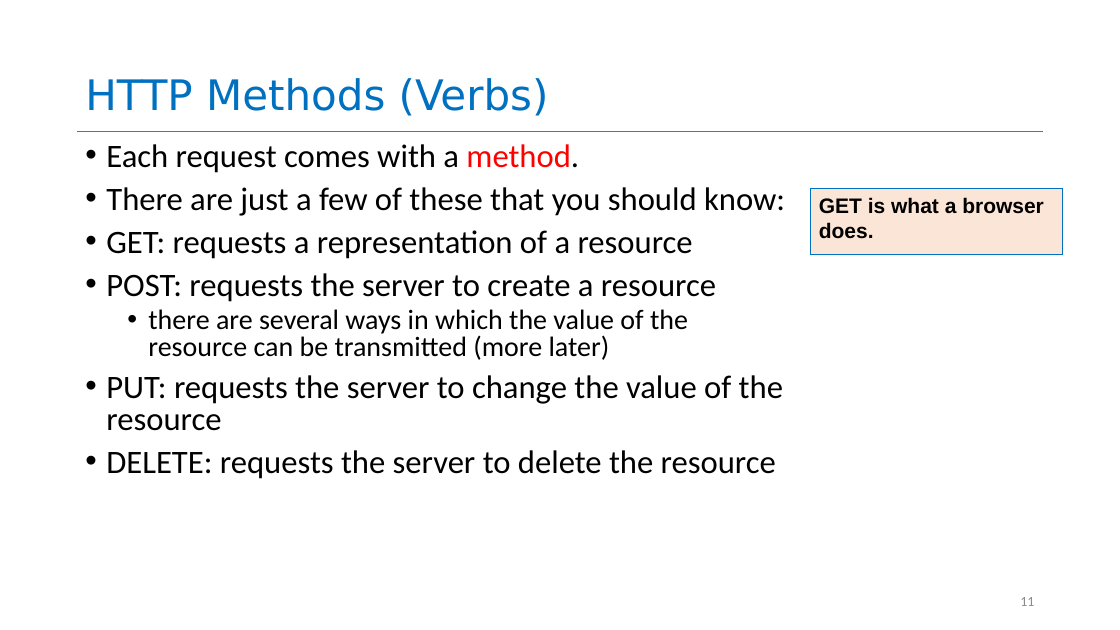
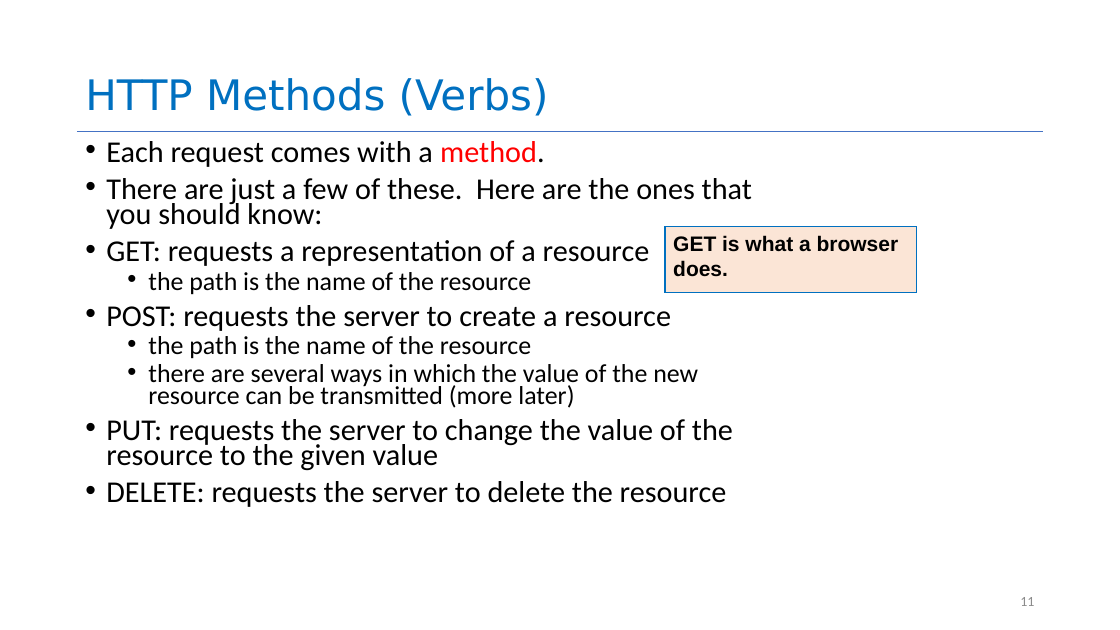
Before and after one commit to neu-se/CS4530-CS5500-Spring-2021, a slide deck: slide 11 of Slides/Lesson 3.2 HTTP Basics.pptx. Drawn at 1120x630 pixels with LibreOffice and Linux fonts; fonts in the diff are those of the drawing. Boxes give left, top, right and bottom in pixels: in the first picture for what was removed or moved away, otherwise in the second. Text is boxed around its words. In the diff, an @@ line names an element or a change of style, - is before the commit and + after.

```diff
--- a/Slides/Lesson 3.2 HTTP Basics.pptx
+++ b/Slides/Lesson 3.2 HTTP Basics.pptx
@@ text at <box>106,141,727,507</box>: size 28 to 25.9 pt in "Each request comes with a method.", "GET: requests a representation of a resource", "POST: requests the server to create a ...", "DELETE: requests the server to delete the ..."; line spacing 0.8 to 0.7 @@
@@ text at <box>106,178,752,229</box>: text changed; size 28 to 25.9 pt @@
-• There are just a few of these that you should know:
+• There are just a few of these. Here are the ones that you should know:
@@ rectangle "GET is what a browser ...": place and size @@
-rectangle "GET is what a browser ..." at <box>811,188,1063,255</box>
+rectangle "GET is what a browser ..." at <box>665,227,918,293</box>
@@ text at <box>148,272,531,295</box>: paragraph added @@
+  • the path is the name of the resource
@@ text at <box>106,336,733,471</box>: text changed; size 24 to 22.2 pt @@
-  • there are several ways in which the value of the resource can be transmitted (more later)
-• PUT: requests the server to change the value of the resource
+  • the path is the name of the resource
+  • there are several ways in which the value of the new resource can be transmitted (more later)
+• PUT: requests the server to change the value of the resource to the given value
```
Also in this commit, not shown: 8 other slides changed, 1 other file.
